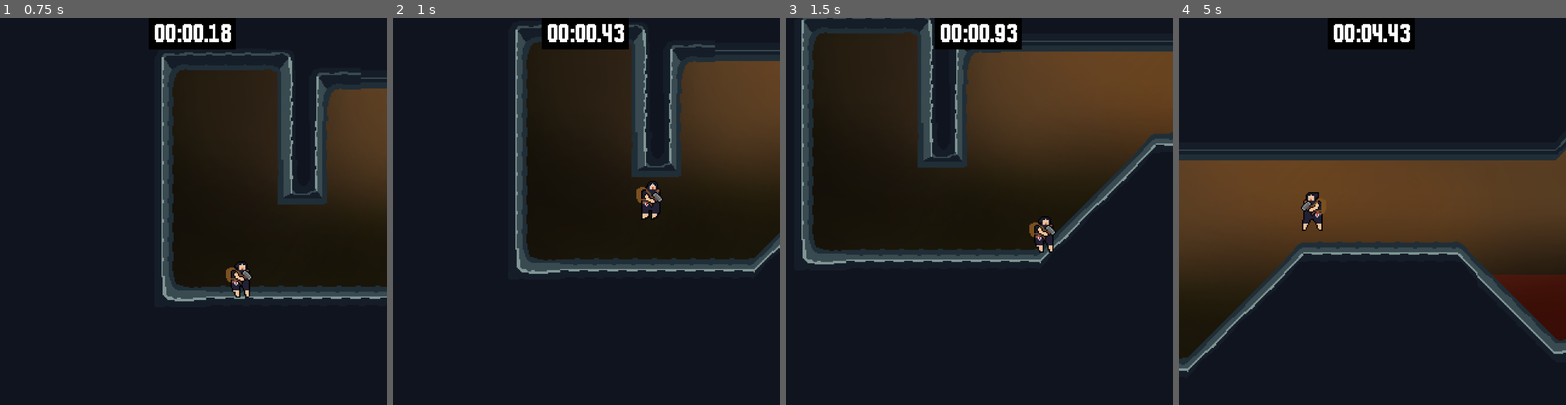
Above: before the commit, frames 1-4 (left to right).
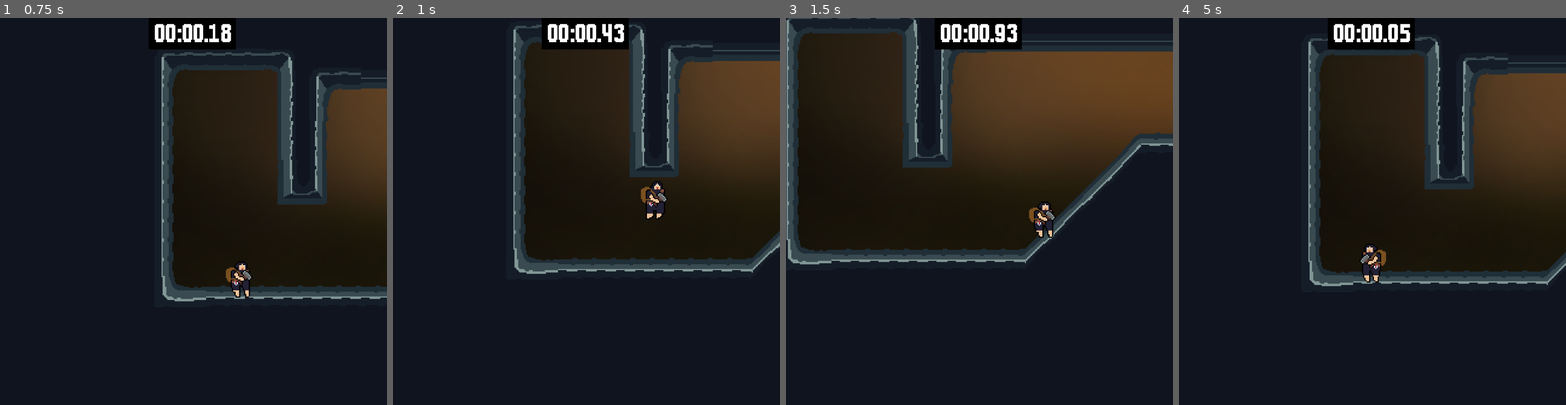
Above: after the commit, the same moments.

Repository: cureforboredom/ludumdare-depths
Game: Godot game, scene res://Scenes/main.tscn
Two runs of this game, one before a commit and one after it. Both use one fixed random seed, a clock stepped at 60 frames per second and the inputs below.
Inputs:
- Up to frame 1 (0.75 s): hold D (Right) from 0.53 s (still down)
- Up to frame 2 (1 s): keep holding D (Right); tap Space (Jump) at 0.77 s
- Up to frame 3 (1.5 s): keep holding D (Right)
- Up to frame 4 (5 s): tap Space (Jump) at 1.52, 3.02, 3.77, 4.52 s; release D (Right) at 2.03 s; hold A (Left) 2.03-2.78 s; hold D (Right) 2.78-4.28 s; hold A (Left) from 4.28 s (still down)

Frame 1 is identical in both runs. In frame 2, 3.4% of the frame differs, in the area x 31-100%, y 1-67%; in frame 3, 11%; in frame 4, 45%, in the area x 0-100%, y 1-92%.

Commit message:
added another hazard

Diff:
--- a/Scenes/main.tscn
+++ b/Scenes/main.tscn
@@ -58,4 +58,9 @@
 position = Vector2(808, 600)
 scale = Vector2(1.48001, 4.72)
 
+[node name="Hazard4" parent="." instance=ExtResource("7_344ge")]
+position = Vector2(944, 752)
+rotation = -0.78631
+scale = Vector2(0.650063, 5.16312)
+
 [connection signal="win" from="LevelExit" to="." method="_on_level_exit_win"]
--- a/Scripts/player.gd
+++ b/Scripts/player.gd
@@ -128,7 +128,7 @@
         (direction/abs(direction)) == momentum["dir"] and \
         !momentum["jump"] or (momentum["jump"] and (jump_timer > 0)):
           velocity.x = move_toward(
-            velocity.x, MAX_SPEED * direction * (jump_timer + 1) \
+            velocity.x, MAX_SPEED * direction * (jump_timer + 1.2) \
             + momentum["speed"] * momentum["dir"] + slip,
             ACCEL * delta
           )
@@ -136,7 +136,7 @@
         else:
           momentum = {"speed": 0, "dir": 0, "jump": false, "decel": 0}
           velocity.x = move_toward(
-            velocity.x, MAX_SPEED * direction * (jump_timer + 1) \
+            velocity.x, MAX_SPEED * direction * (jump_timer + 1.2) \
             + slip, ACCEL * delta
             )
       else:
Not shown, changed: Releases/Web/index.html
Not shown, changed: Releases/Web/index.pck
